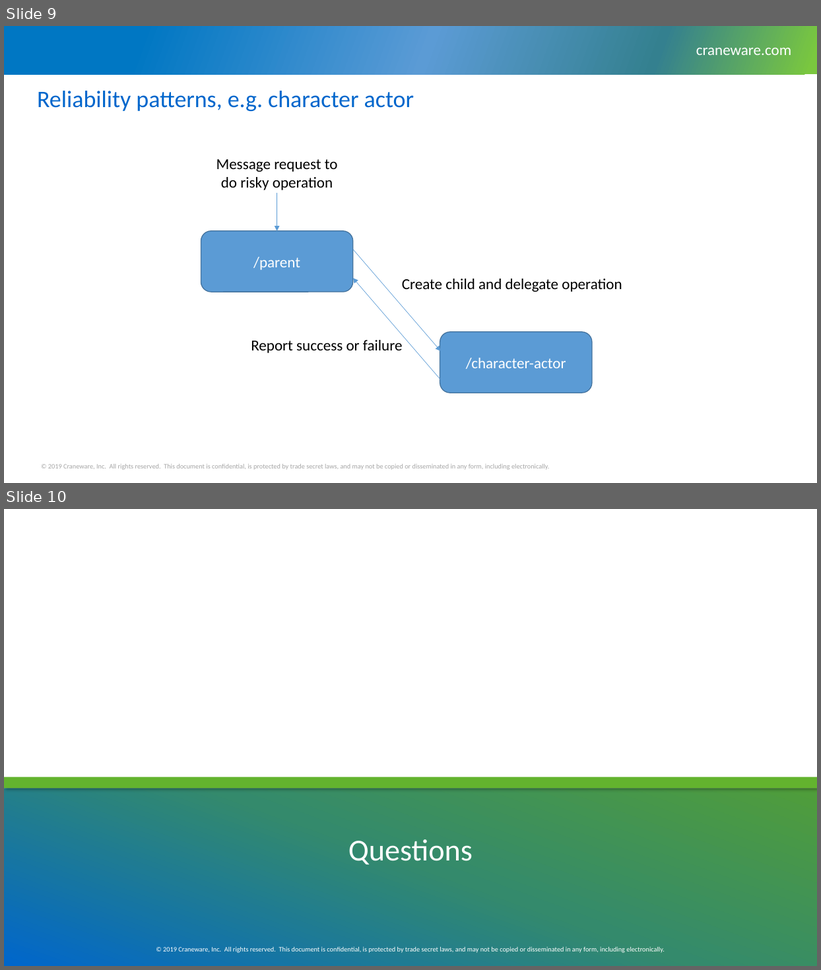
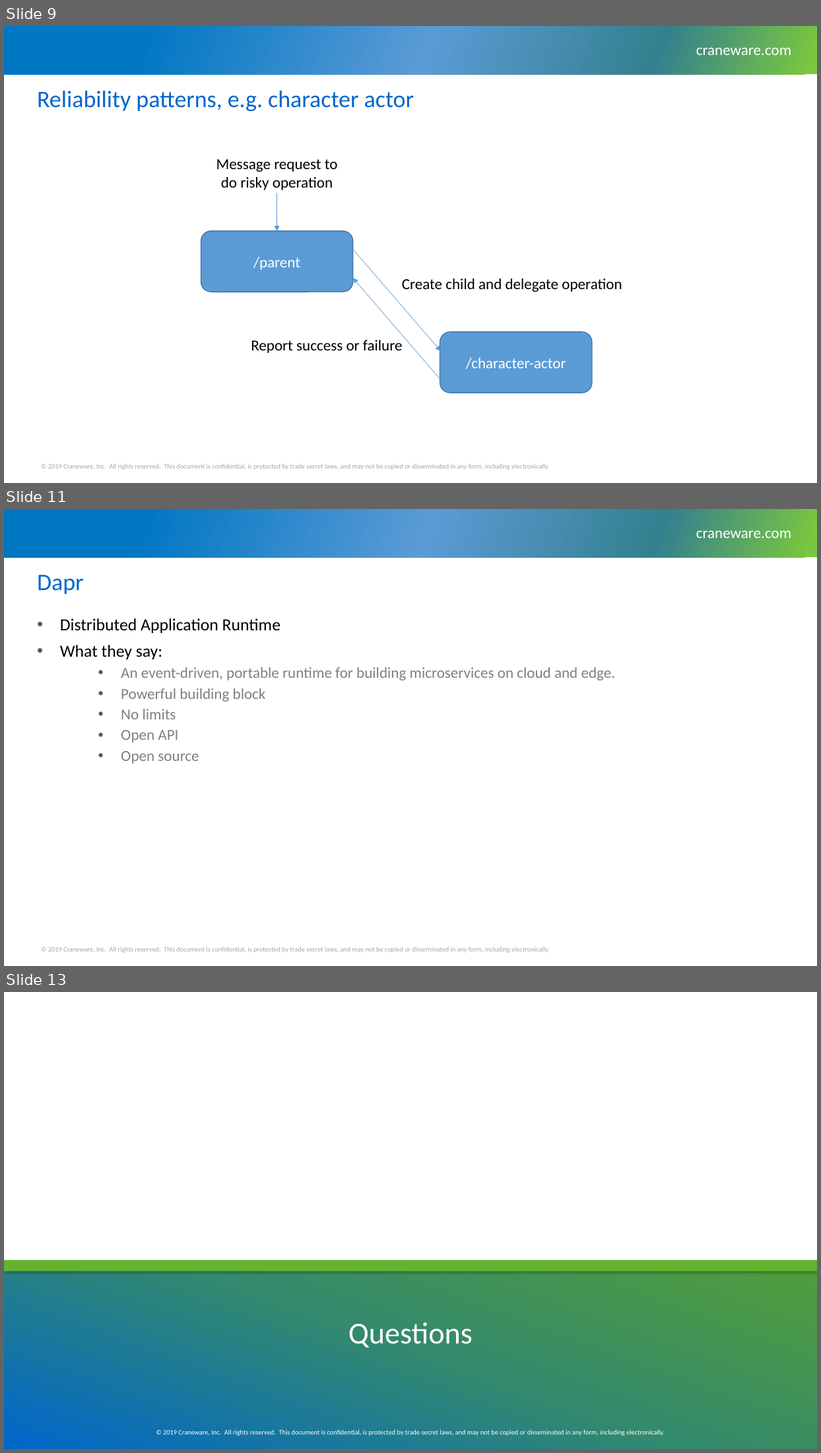
Before and after one commit to graham-miller/dapr-playground, a slide deck: Actor Model.pptx. Shown one above the other, each under a label of ours: slides 9 and 10 before the commit, slides 9, 11 and 13 after it; the slides between them are not shown. The pictures are 821x970 and 821x1453 pixels, drawn with LibreOffice and Linux fonts; fonts in the diff are those of the drawing; background and template pictures are left out. Boxes give left, top, right and bottom in pixels: in the first picture for what was removed or moved away, otherwise in the second. Text is boxed around its words. In the diff, an @@ line names an element or a change of style, - is before the commit and + after.

```diff
--- a/Actor Model.pptx
+++ b/Actor Model.pptx
@@ slide 11 added at (x1=4, y1=509, x2=817, y2=966), background #FFFFFF; not listed: 3 template elements that a slide beside it also shows @@
@@ title added at (x1=37, y1=575, x2=84, y2=594), 28 pt, text #0066CC @@
+Dapr
@@ text added at (x1=60, y1=619, x2=616, y2=764), 18 pt, text #808080 @@
+• Distributed Application Runtime
+• What they say:
+  • An event-driven, portable runtime for building microservices on cloud and edge.
+  • Powerful building block
+  • No limits
+  • Open API
+  • Open source
@@ what was slide 10 is now slide 13 @@
```
Also in this commit, not shown: 2 slides changed, 2 other slides added.
